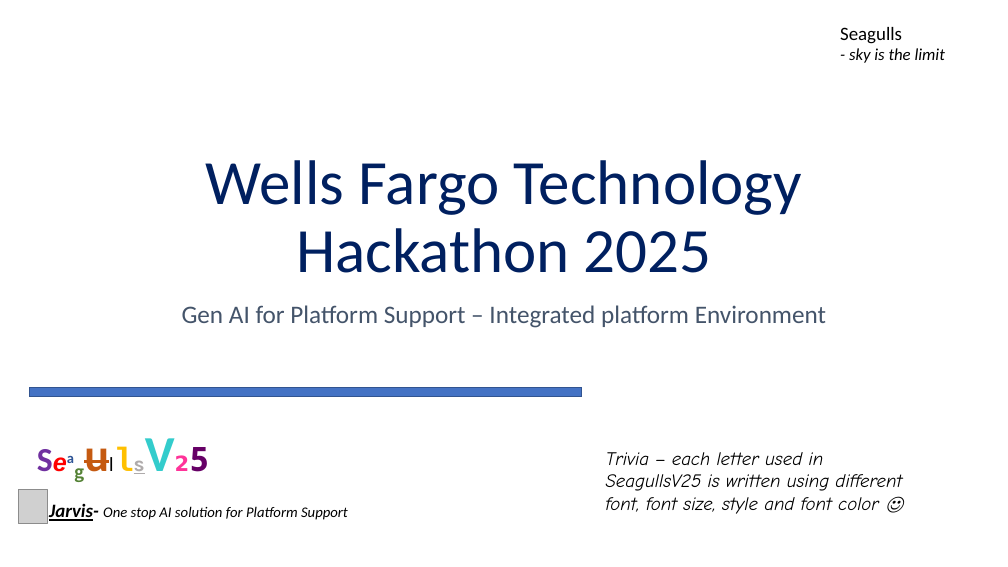
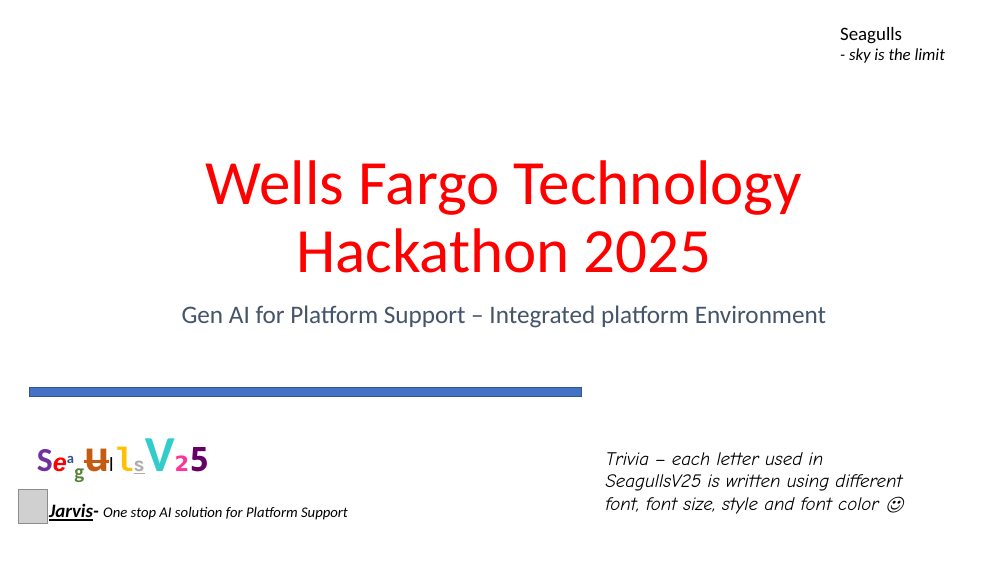
Before and after one commit to ewfx/gaipl-seagulls-v25, a slide deck: slide 1 of artifacts/arch/SeagullsV25_Final_1.0.pptx. Drawn at 1008x567 pixels with LibreOffice and Linux fonts; fonts in the diff are those of the drawing; grey boxes stand for pictures. Boxes give left, top, right and bottom in pixels: in the first picture for what was removed or moved away, otherwise in the second. Text is boxed around its words. In the diff, an @@ line names an element or a change of style, - is before the commit and + after.

```diff
--- a/artifacts/arch/SeagullsV25_Final_1.0.pptx
+++ b/artifacts/arch/SeagullsV25_Final_1.0.pptx
@@ title "Wells Fargo Technology Hackathon 2025" at bbox=[206, 160, 802, 273]: text colour #002060 to #FF0000 @@
```
Also in this commit, not shown: 3 other slides changed, 19 slides added, 2 slides removed.
